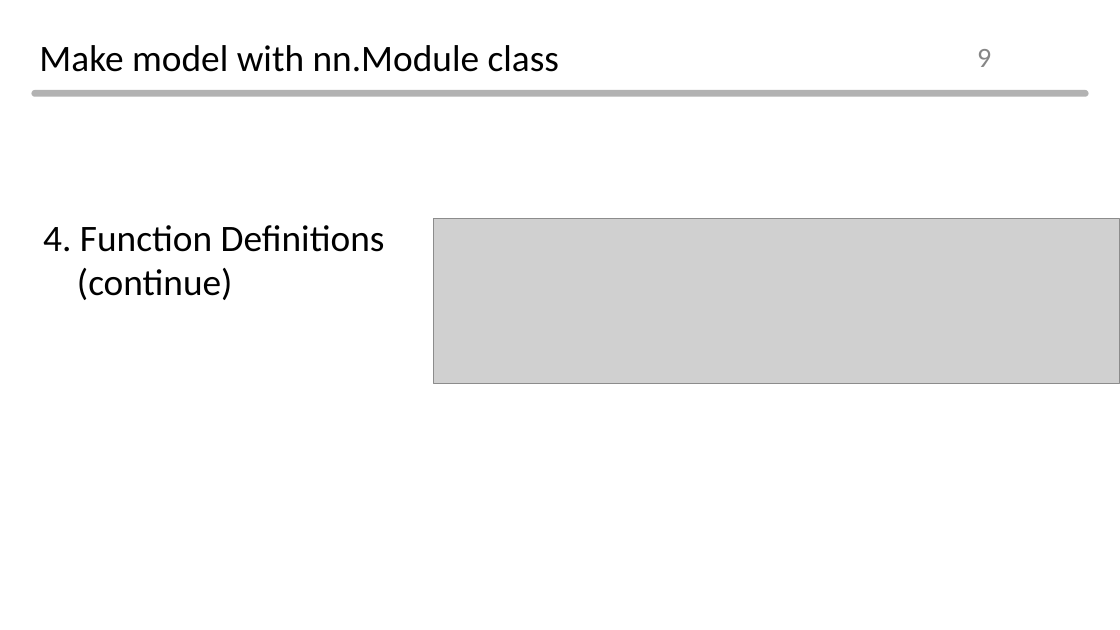
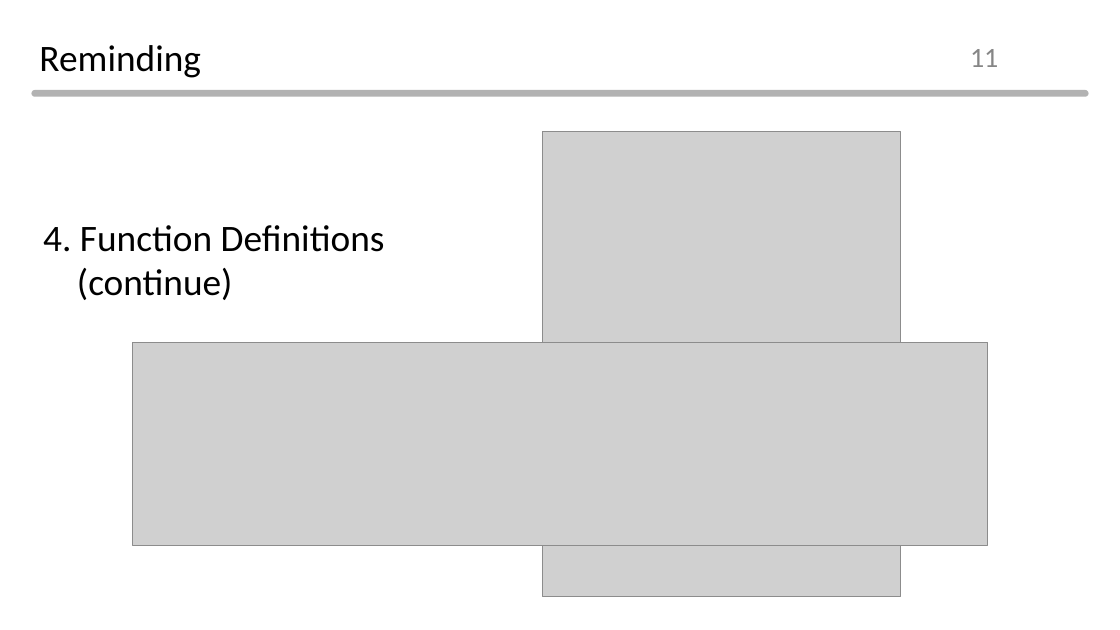
Before and after one commit to Normalist-K/aibd-2021-2, a slide deck: slide 11 of ppt/day3.pptx (slide 9 before the commit). Drawn at 1120x630 pixels with LibreOffice and Linux fonts; fonts in the diff are those of the drawing; grey boxes stand for pictures; background and template pictures are left out. Boxes give left, top, right and bottom in pixels: in the first picture for what was removed or moved away, otherwise in the second. Text is boxed around its words. In the diff, an @@ line names an element or a change of style, - is before the commit and + after.

```diff
--- a/ppt/day3.pptx
+++ b/ppt/day3.pptx
@@ title at (x1=39, y1=45, x2=200, y2=78): text changed @@
-Make model with nn.Module class
+Reminding
@@ page number at (x1=970, y1=49, x2=998, y2=67): text changed @@
-9
+11
@@ picture added at (x1=542, y1=131, x2=901, y2=597) @@
@@ picture removed at (x1=434, y1=219, x2=1120, y2=384) @@
@@ picture added at (x1=132, y1=342, x2=988, y2=545) @@
```
Also in this commit, not shown: 22 other slides changed, 15 slides added, 3 slides removed, 11 other files.
